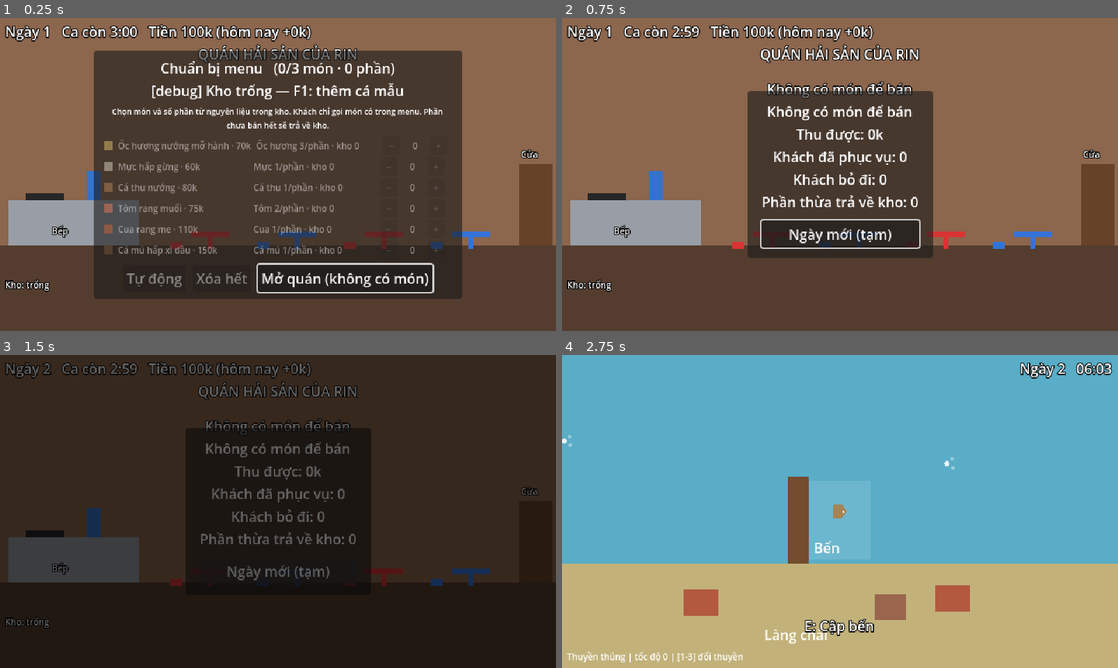
Above: before the commit, frames 1-4 (two rows, left to right).
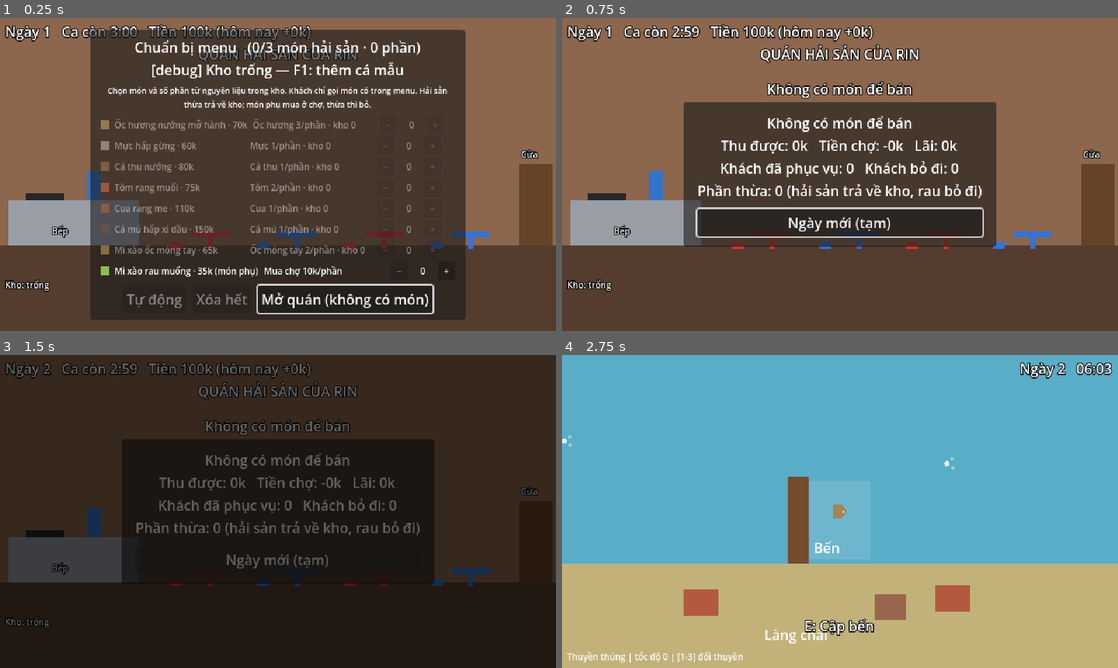
Above: after the commit, the same moments.

Repository: Th1nh2411/tide-then-table
Game: Godot game, scene res://scenes/restaurant/restaurant_scene.tscn
The game is run twice, just before and just after one commit, with the same random seed, the same clock (stepped at 60 frames per second) and the same inputs. This scene is started directly instead of the project's main scene.
Inputs (mouse positions are in pixels of both pictures, inside the frame that each line leads up to):
- Up to frame 1 (0.25 s): no input
- Up to frame 2 (0.75 s): click "Mở quán (không có món)" at 0.5 s
- Up to frame 3 (1.5 s): click "Ngày mới (tạm)" at 1.25 s
- Up to frame 4 (2.75 s): move the mouse to (962, 495) at 2.02 s; hold D (turn_right) from 2.03 s (still down); hold Space (cast) from 2.03 s (still down); click (962, 495) at 2.17 s

The runs differ from the first frame. In frame 1, 19% of the frame differs, in the area x 16-84%, y 3-97%; in frame 2, 19%, in the area x 21-79%, y 23-77%; in frame 3, 15%; in frame 4, nothing differs.

Commit message:
feat(restaurant): add market side dish

Diff:
--- a/data/dishes/menu.tres
+++ b/data/dishes/menu.tres
@@ -8,7 +8,9 @@
 [ext_resource type="Resource" path="res://data/dishes/tom_rang_muoi.tres" id="5_tom_rang_muoi"]
 [ext_resource type="Resource" path="res://data/dishes/cua_rang_me.tres" id="6_cua_rang_me"]
 [ext_resource type="Resource" path="res://data/dishes/ca_mu_hap_xi_dau.tres" id="7_ca_mu_hap_xi_dau"]
+[ext_resource type="Resource" path="res://data/dishes/mi_xao_oc_mong_tay.tres" id="8_mi_xao_oc_mong_tay"]
+[ext_resource type="Resource" path="res://data/dishes/mi_xao_rau_muong.tres" id="9_mi_xao_rau_muong"]
 
 [resource]
 script = ExtResource("1_catalog")
-dishes = Array[ExtResource("1_dishdata")]([ExtResource("2_oc …(141 unchanged characters)… _me"), ExtResource("7_ca_mu_hap_xi_dau")])
+dishes = Array[ExtResource("1_dishdata")]([ExtResource("2_oc …(141 unchanged characters)… _me"), ExtResource("7_ca_mu_hap_xi_dau"), ExtResource("8_mi_xao_oc_mong_tay"), ExtResource("9_mi_xao_rau_muong")])
--- /dev/null
+++ b/data/dishes/mi_xao_oc_mong_tay.tres
@@ -0,0 +1,12 @@
+[gd_resource type="Resource" script_class="DishData" format=3]
+
+[ext_resource type="Script" path="res://data/resources/dish_data.gd" id="1_dish"]
+
+[resource]
+script = ExtResource("1_dish")
+id = "mi_xao_oc_mong_tay"
+display_name = "Mì xào ốc móng tay"
+ingredients = Dictionary[String, int]({"oc_mong_tay": 2})
+cook_type = 2
+base_price = 65
+color = Color(0.95, 0.75, 0.4, 1)
--- /dev/null
+++ b/data/dishes/mi_xao_rau_muong.tres
@@ -0,0 +1,12 @@
+[gd_resource type="Resource" script_class="DishData" format=3]
+
+[ext_resource type="Script" path="res://data/resources/dish_data.gd" id="1_dish"]
+
+[resource]
+script = ExtResource("1_dish")
+id = "mi_xao_rau_muong"
+display_name = "Mì xào rau muống"
+cook_type = 2
+base_price = 35
+color = Color(0.55, 0.75, 0.3, 1)
+market_cost = 10
--- a/data/fish/fish_catalog.tres
+++ b/data/fish/fish_catalog.tres
@@ -9,7 +9,8 @@
 [ext_resource type="Resource" path="res://data/fish/cua.tres" id="6_cua"]
 [ext_resource type="Resource" path="res://data/fish/ca_mu.tres" id="7_ca_mu"]
 [ext_resource type="Resource" path="res://data/fish/ca_thu_phat_sang.tres" id="8_ca_thu_phat_sang"]
+[ext_resource type="Resource" path="res://data/fish/oc_mong_tay.tres" id="9_oc_mong_tay"]
 
 [resource]
 script = ExtResource("1_catalog")
-fish = Array[ExtResource("1_fishdata")]([ExtResource("2_oc_huong"), ExtResource("3_tom"), ExtResource("4_muc"), ExtResource("5_ca_thu"), ExtResource("6_cua"), ExtResource("7_ca_mu"), ExtResource("8_ca_thu_phat_sang")])
+fish = Array[ExtResource("1_fishdata")]([ExtResource("2_oc_huong"), ExtResource("3_tom"), ExtResource("4_muc"), ExtResource("5_ca_thu"), ExtResource("6_cua"), ExtResource("7_ca_mu"), ExtResource("8_ca_thu_phat_sang"), ExtResource("9_oc_mong_tay")])
--- /dev/null
+++ b/data/fish/oc_mong_tay.tres
@@ -0,0 +1,16 @@
+[gd_resource type="Resource" script_class="FishData" format=3]
+
+[ext_resource type="Script" path="res://data/resources/fish_data.gd" id="1_fish"]
+
+[resource]
+script = ExtResource("1_fish")
+id = "oc_mong_tay"
+display_name = "Ốc móng tay"
+shape = Array[Vector2i]([Vector2i(0, 0), Vector2i(1, 0)])
+color = Color(0.9, 0.75, 0.55, 1)
+zones = Array[int]([0])
+minigame = 1
+difficulty = 0.15
+base_price = 20
+spawn_weight = 0.8
+is_aberrant = false
--- a/data/resources/dish_data.gd
+++ b/data/resources/dish_data.gd
@@ -12,3 +12,11 @@
 @export var base_price: int = 50
 ## Placeholder color for the order bubble.
 @export var color: Color = Color.WHITE
+## Market dishes (no `ingredients`) are bought per portion for this price
+## instead of using storage. They don't take a menu slot.
+@export var market_cost: int = 0
+
+
+## Cooked from bought market produce rather than the player's catch.
+func is_market_dish() -> bool:
+	return ingredients.is_empty()
--- a/scenes/restaurant/customer.gd
+++ b/scenes/restaurant/customer.gd
@@ -15,7 +15,8 @@
 @export var bubble_size: Vector2 = Vector2(96, 22)
 
 var dish: DishData
-## Ingredients set aside from storage for this order. Empty = can't be cooked.
+## Ingredients of the menu portion this customer ordered
+## (empty for market dishes).
 var ingredients: Array[InventoryItem] = []
 ## 1.0 = full patience, 0.0 = leaving.
 var patience: float = 1.0
@@ -28,10 +29,6 @@
 	size = body_size
 	mouse_filter = Control.MOUSE_FILTER_STOP
 	_shirt_color = Color.from_hsv(randf(), 0.5, 0.85)
-
-
-func can_be_served() -> bool:
-	return not ingredients.is_empty()
 
 
 func walk_to(target: Vector2) -> void:
@@ -84,10 +81,10 @@
 	var origin := Vector2((body_size.x - bubble_size.x) * 0.5, -bubble_size.y - 10)
 	draw_rect(Rect2(origin, bubble_size), Color(1, 1, 1, 0.92))
 	draw_rect(Rect2(origin + Vector2(3, 3), Vector2(8, 8)), dish.color)
-	var text_color := Color(0.15, 0.1, 0.1) if can_be_served() else Color(0.8, 0.15, 0.15)
+	var text_color := Color(0.15, 0.1, 0.1)
 	draw_string(font, origin + Vector2(14, 10), dish.display_name, HORIZONTAL_ALIGNMENT_LEFT,
 		bubble_size.x - 16, 8, text_color)
-	var status := "Đang nấu..." if state == State.COOKING else ("Bấm để nấu" if can_be_served() else "Hết nguyên liệu!")
+	var status := "Đang nấu..." if state == State.COOKING else "Bấm để nấu"
 	draw_string(font, origin + Vector2(14, 19), status, HORIZONTAL_ALIGNMENT_LEFT, bubble_size.x - 16, 7, text_color)
 	# Patience bar under the bubble: green -> red.
 	var bar := Rect2(origin + Vector2(0, bubble_size.y + 2), Vector2(bubble_size.x, 3))
--- a/scenes/restaurant/customer_manager.gd
+++ b/scenes/restaurant/customer_manager.gd
@@ -92,9 +92,6 @@
 	if is_cooking():
 		message_requested.emit("Đang nấu món khác")
 		return
-	if not customer.can_be_served():
-		message_requested.emit("Kho không đủ nguyên liệu cho %s" % customer.dish.display_name)
-		return
 	_cooking_customer = customer
 	customer.set_cooking(true)
 	cooking.start(customer.dish)
--- a/scenes/restaurant/menu_setup_panel.gd
+++ b/scenes/restaurant/menu_setup_panel.gd
@@ -1,8 +1,8 @@
 class_name MenuSetupPanel
 extends PanelContainer
 ## Pre-shift menu builder (Dave the Diver style). One row per dish with
-## +/- portion buttons; a dish is only addable while there is a free menu
-## slot and enough ingredients left in storage.
+## +/- portion buttons. Seafood dishes need a free menu slot and enough
+## ingredients in storage; market dishes (side dishes) need money instead.
 
 signal confirmed
 
@@ -49,7 +49,8 @@
 	swatch.color = dish.color
 	row.add_child(swatch)
 
-	var name_label := _label("%s · %dk" % [dish.display_name, dish.base_price], 150)
+	var side_text := " (món phụ)" if dish.is_market_dish() else ""
+	var name_label := _label("%s · %dk%s" % [dish.display_name, dish.base_price, side_text], 150)
 	row.add_child(name_label)
 	var stock_label := _label("", 140)
 	row.add_child(stock_label)
@@ -69,8 +70,10 @@
 
 
 func _refresh() -> void:
-	_title_label.text = "Chuẩn bị menu   (%d/%d món · %d phần)" % [
-		_plan.get_dishes().size(), _plan.slots, _plan.total_portions()]
+	_title_label.text = "Chuẩn bị menu   (%d/%d món hải sản · %d phần)" % [
+		_plan.used_slots(), _plan.slots, _plan.total_portions()]
+	if _plan.market_spent > 0:
+		_title_label.text += "\nTiền chợ: %dk (còn %dk)" % [_plan.market_spent, _plan.budget - _plan.market_spent]
 	var counts := KitchenLogic.count_by_fish(GameState.storage)
 	for dish: DishData in _rows:
 		var widgets: Dictionary = _rows[dish]
@@ -82,14 +85,18 @@
 		widgets.stock.text = _stock_text(dish, counts)
 		widgets.row.modulate.a = 1.0 if can_add or portions > 0 else unavailable_alpha
 	_clear_button.disabled = _plan.total_portions() == 0
-	_auto_button.disabled = _menu.dishes.all(func(d: DishData) -> bool: return not _plan.can_add(d, GameState.storage))
+	# Auto only plans seafood, so it's useless when no seafood dish can be added.
+	_auto_button.disabled = _menu.dishes.all(func(d: DishData) -> bool:
+		return d.is_market_dish() or not _plan.can_add(d, GameState.storage))
 	_open_button.text = "Mở quán" if _plan.total_portions() > 0 else "Mở quán (không có món)"
 	if OS.is_debug_build() and GameState.storage.is_empty() and _plan.total_portions() == 0:
 		_title_label.text += "\n[debug] Kho trống — F1: thêm cá mẫu"
 
 
-## e.g. "Ốc hương 3/phần · kho 5"
+## e.g. "Ốc hương 3/phần · kho 5", or "Mua chợ 10k/phần" for market dishes.
 func _stock_text(dish: DishData, counts: Dictionary) -> String:
+	if dish.is_market_dish():
+		return "Mua chợ %dk/phần" % dish.market_cost
 	var parts: PackedStringArray = []
 	for fish_id in dish.ingredients:
 		parts.append("%s %d/phần · kho %d" % [
--- a/scenes/restaurant/restaurant_scene.gd
+++ b/scenes/restaurant/restaurant_scene.gd
@@ -20,6 +20,7 @@
 var _shift_running: bool = false
 var _shift_over: bool = false
 var _earned_today: int = 0
+var _market_spent: int = 0
 var _served: int = 0
 var _left_angry: int = 0
 var _message_token: int = 0
@@ -42,7 +43,7 @@
 	_customers.message_requested.connect(_show_message)
 	_next_day_button.pressed.connect(_on_next_day_pressed)
 
-	_plan = MenuPlan.new(menu_slots)
+	_plan = MenuPlan.new(menu_slots, GameState.money)
 	_plan.changed.connect(_refresh_storage)
 	_menu_panel.setup(_plan, menu, fish_catalog)
 	_menu_panel.confirmed.connect(_open_shop)
@@ -57,6 +58,9 @@
 
 func _open_shop() -> void:
 	_menu_panel.hide()
+	# Market produce is paid for now; unsold portions are wasted at closing.
+	_market_spent = _plan.market_spent
+	GameState.spend_money(_market_spent)
 	_shift_running = true
 	_customers.start_shift(_plan)
 	var late_text := ""
@@ -102,8 +106,8 @@
 	var leftover := _plan.total_portions()
 	_plan.clear(GameState.storage)
 	_shift_over = true
-	_summary_label.text = "%s\nThu được: %dk\nKhách đã phục vụ: %d\nKhách bỏ đi: %d\nPhần thừa trả về kho: %d" % [
-		reason, _earned_today, _served, _left_angry, leftover]
+	_summary_label.text = "%s\nThu được: %dk   Tiền chợ: -%dk   Lãi: %dk\nKhách đã phục vụ: %d   Khách bỏ đi: %d\nPhần thừa: %d (hải sản trả về kho, rau bỏ đi)" % [
+		reason, _earned_today, _market_spent, _earned_today - _market_spent, _served, _left_angry, leftover]
 	_summary_panel.show()
 	_next_day_button.grab_focus()
 
--- a/scenes/restaurant/restaurant_scene.tscn
+++ b/scenes/restaurant/restaurant_scene.tscn
@@ -348,7 +348,7 @@
 custom_minimum_size = Vector2(400, 0)
 layout_mode = 2
 theme_override_font_sizes/font_size = 9
-text = "Chọn món và số phần từ nguyên liệu trong kho. Khách chỉ gọi món có trong menu. Phần chưa bán hết sẽ trả về kho."
+text = "Chọn món và số phần từ nguyên liệu trong kho. Khách chỉ gọi món có trong menu. Hải sản thừa trả về kho; món phụ mua ở chợ, thừa thì bỏ."
 horizontal_alignment = 1
 autowrap_mode = 3
 
--- a/scenes/test/cooking_test.gd
+++ b/scenes/test/cooking_test.gd
@@ -87,6 +87,20 @@
 	auto.auto_fill(menu.dishes, storage)
 	_check("auto fill uses stock (cua + 2 ốc)", auto.get_portion_count(cua_dish) == 1 and auto.get_portion_count(oc_dish) == 2 and storage.size() == 1)
 
+	# Market dish: costs money instead of storage, no slot, auto never buys it.
+	var rau := _dish("mi_xao_rau_muong")
+	_check("auto fill skips market dish", auto.get_portion_count(rau) == 0)
+	var market := MenuPlan.new(0, 25)  # zero seafood slots, 25k budget
+	_check("market dish ignores slots", market.add_portion(rau, storage))
+	_check("second portion within budget", market.add_portion(rau, storage) and market.market_spent == 20)
+	_check("budget limit", not market.add_portion(rau, storage))
+	market.remove_portion(rau, storage)
+	_check("remove refunds market cost", market.market_spent == 10)
+	_check("market portion servable", market.take_portion(rau).is_empty() and market.is_sold_out())
+	market.return_portion(rau, [] as Array[InventoryItem])
+	_check("market portion returns", market.get_portion_count(rau) == 1)
+	_check("market price = base × cook", KitchenLogic.calc_price(rau, 1.3, [] as Array[InventoryItem]) == 46)
+
 
 func _check(label: String, ok: bool) -> void:
 	if not ok:
--- a/systems/kitchen/kitchen_logic.gd
+++ b/systems/kitchen/kitchen_logic.gd
@@ -57,9 +57,10 @@
 
 
 ## base_price × cook result × average quality × average freshness multiplier.
+## Market dishes (no items) count as full quality and fresh.
 static func calc_price(dish: DishData, cook_multiplier: float, items: Array[InventoryItem]) -> int:
 	if items.is_empty():
-		return 0
+		return roundi(dish.base_price * cook_multiplier)
 	var quality_sum := 0.0
 	var fresh_sum := 0.0
 	for item in items:
--- a/systems/kitchen/menu_plan.gd
+++ b/systems/kitchen/menu_plan.gd
@@ -4,17 +4,34 @@
 ## dishes, each with a number of portions. Ingredients for every portion are
 ## taken out of storage when the portion is added, so customers only order
 ## what can really be served. Leftover portions go back to storage at closing.
+## Market dishes (DishData.is_market_dish) don't use storage or a slot; each
+## portion costs `market_cost`, limited by `budget`. Leftovers are wasted.
 
 signal changed
 
 var slots: int = 3
+## Money available for market dishes (set by the caller before planning).
+var budget: int = 0
+## Total market cost of the portions currently planned. The caller charges it
+## when the shop opens.
+var market_spent: int = 0
 ## DishData -> Array of portions; each portion is an Array[InventoryItem].
 ## Insertion order = order the player added dishes.
 var _portions: Dictionary = {}
 
 
-func _init(p_slots: int = 3) -> void:
+func _init(p_slots: int = 3, p_budget: int = 0) -> void:
 	slots = p_slots
+	budget = p_budget
+
+
+## Menu slots taken by seafood dishes (market dishes are free extras).
+func used_slots() -> int:
+	var used := 0
+	for dish: DishData in _portions:
+		if not dish.is_market_dish():
+			used += 1
+	return used
 
 
 func get_dishes() -> Array[DishData]:
@@ -39,9 +56,12 @@
 	return total_portions() == 0
 
 
-## True if one more portion of `dish` can be added (free slot + enough stock).
+## True if one more portion of `dish` can be added: enough money for a
+## market dish, or a free slot + enough stock for a seafood dish.
 func can_add(dish: DishData, storage: Array) -> bool:
-	if not _portions.has(dish) and _portions.size() >= slots:
+	if dish.is_market_dish():
+		return market_spent + dish.market_cost <= budget
+	if not _portions.has(dish) and used_slots() >= slots:
 		return false
 	return KitchenLogic.can_cook(dish, storage)
 
@@ -59,6 +79,7 @@
 	if not can_add(dish, storage):
 		return false
 	var items := KitchenLogic.take_ingredients(dish, storage)
+	market_spent += dish.market_cost
 	if not _portions.has(dish):
 		_portions[dish] = []
 	_portions[dish].append(items)
@@ -71,27 +92,31 @@
 	if get_portion_count(dish) == 0:
 		return
 	storage.append_array(_portions[dish].pop_back())
+	market_spent -= dish.market_cost
 	if _portions[dish].is_empty():
 		_portions.erase(dish)
 	changed.emit()
 
 
-## Fill free slots with the most expensive dishes storage can make, as many
-## portions as possible each.
+## Fill free slots with the most expensive seafood dishes storage can make,
+## as many portions as possible each. Never buys market dishes (no surprise
+## spending); the player adds those by hand.
 func auto_fill(menu: Array[DishData], storage: Array) -> void:
-	var by_price := menu.duplicate()
+	var by_price := menu.filter(func(d: DishData) -> bool: return not d.is_market_dish())
 	by_price.sort_custom(func(a: DishData, b: DishData) -> bool: return a.base_price > b.base_price)
 	for dish: DishData in by_price:
 		while add_portion(dish, storage):
 			pass
 
 
-## Return every portion to storage.
+## Return every portion's ingredients to storage and cancel market purchases.
+## At closing time the market money is already spent, so leftovers are wasted.
 func clear(storage: Array) -> void:
 	for dish: DishData in _portions:
 		for portion: Array in _portions[dish]:
 			storage.append_array(portion)
 	_portions.clear()
+	market_spent = 0
 	changed.emit()
 
 
@@ -117,9 +142,8 @@
 
 
 ## A customer left without eating: the portion goes back on the menu.
+## (Market dish portions have no items, so `items` may be empty.)
 func return_portion(dish: DishData, items: Array[InventoryItem]) -> void:
-	if items.is_empty():
-		return
 	if not _portions.has(dish):
 		_portions[dish] = []
 	_portions[dish].append(items.duplicate())
Not shown, changed: PLAN.md
